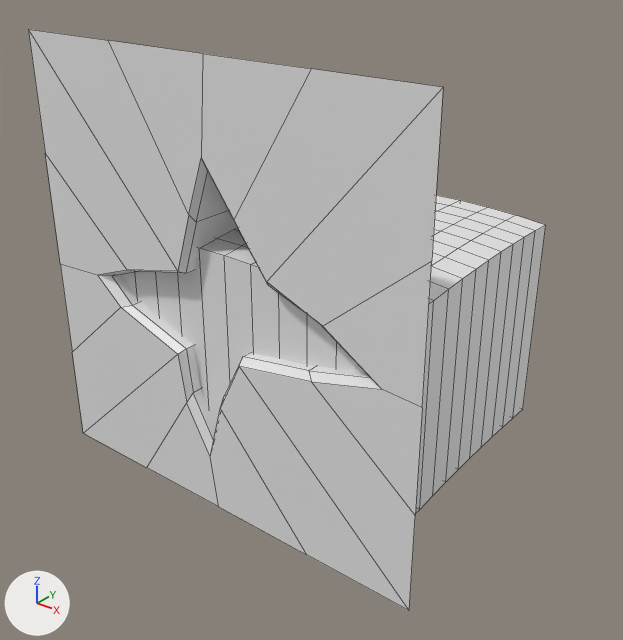
The FBX model Assets/Assets/Models/POCKET_WATER_001.fbx: old version first, new version second.
The view is the same before and after, from a 50 mm camera at (2.29, -3.21, 1.48) aimed at (0.04, -0.41, -0.26). Lighting does not change. The marker at lower left points along +X, +Y and +Z. Mesh edges are drawn as thin lines. Vertices at the same position are counted once.

Objects in the first picture: 'POCKET', 'WATER'.
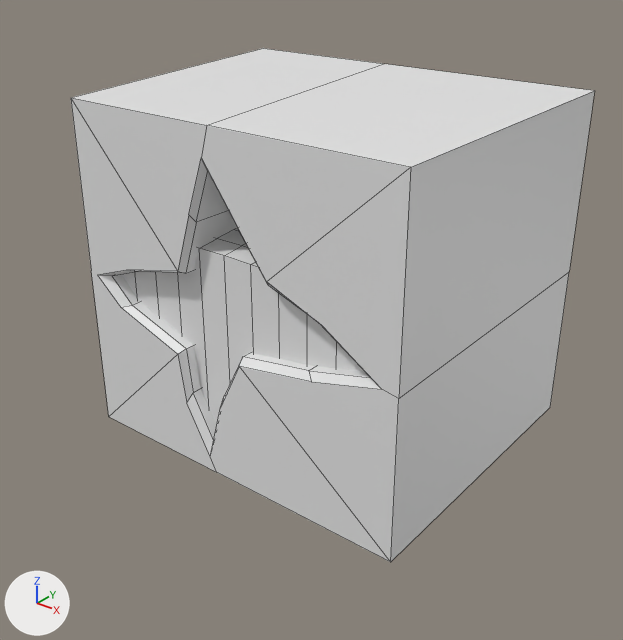
What changed in the scene script:
```text
Change me_cube:
    used by ob_pocket; location = (0.0, 0.0, 0.0)
    remove me_cube.from_pydata(...)  # 89 vertices, 80 faces; spans x -1.0..1.0, y -1.0..0.13, z -1.0..1.0
    add me_cube.from_pydata(...)  # 32 vertices, 14 faces; spans x -0.96..0.91, y -1.0..0.42, z -0.81..0.76
    me_cube part 1
    70 vertices are removed from x -1.0..1.0, y -1.0..0.13, z -1.0..1.0
    80 faces are deleted
    3 vertices move from x -0.06..0.76, y -0.97, z -0.68..0.56 to x -0.03..0.9, y -1.0, z -0.81..0.75
    13 vertices are added at x -0.96..0.91, y -1.0..0.42, z -0.81..0.76
    14 new faces join them
```

Changed parts and their boxes [x1, y1, x2, y2] in the pictures (623 x 640 px):
'POCKET', reshaped: before [28, 29, 443, 611]; after [71, 48, 595, 562]
'WATER', unchanged, covered by the edit: before [121, 195, 546, 513]; after [121, 228, 364, 425]
'INNER-POCKET', unchanged, uncovered by the edit: after [98, 159, 381, 455]
